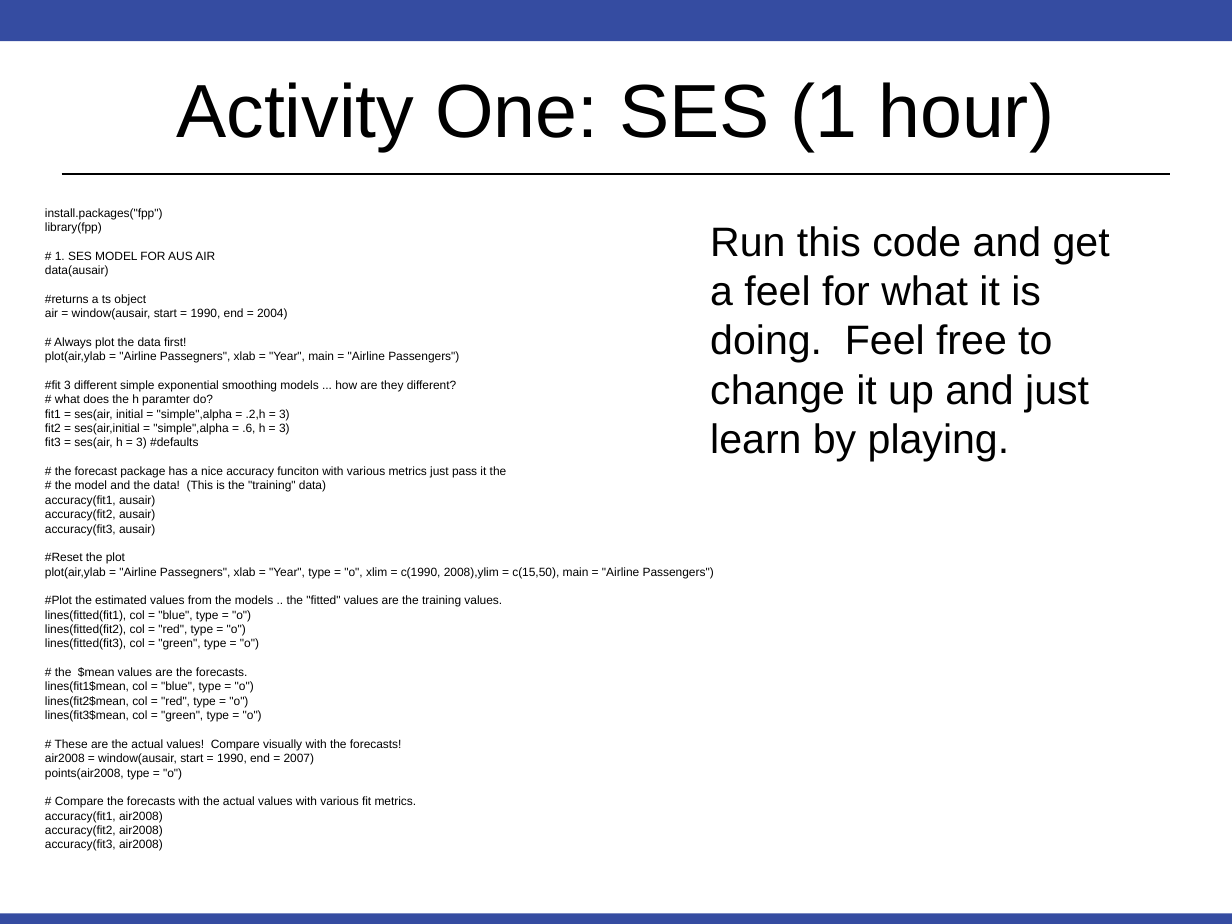
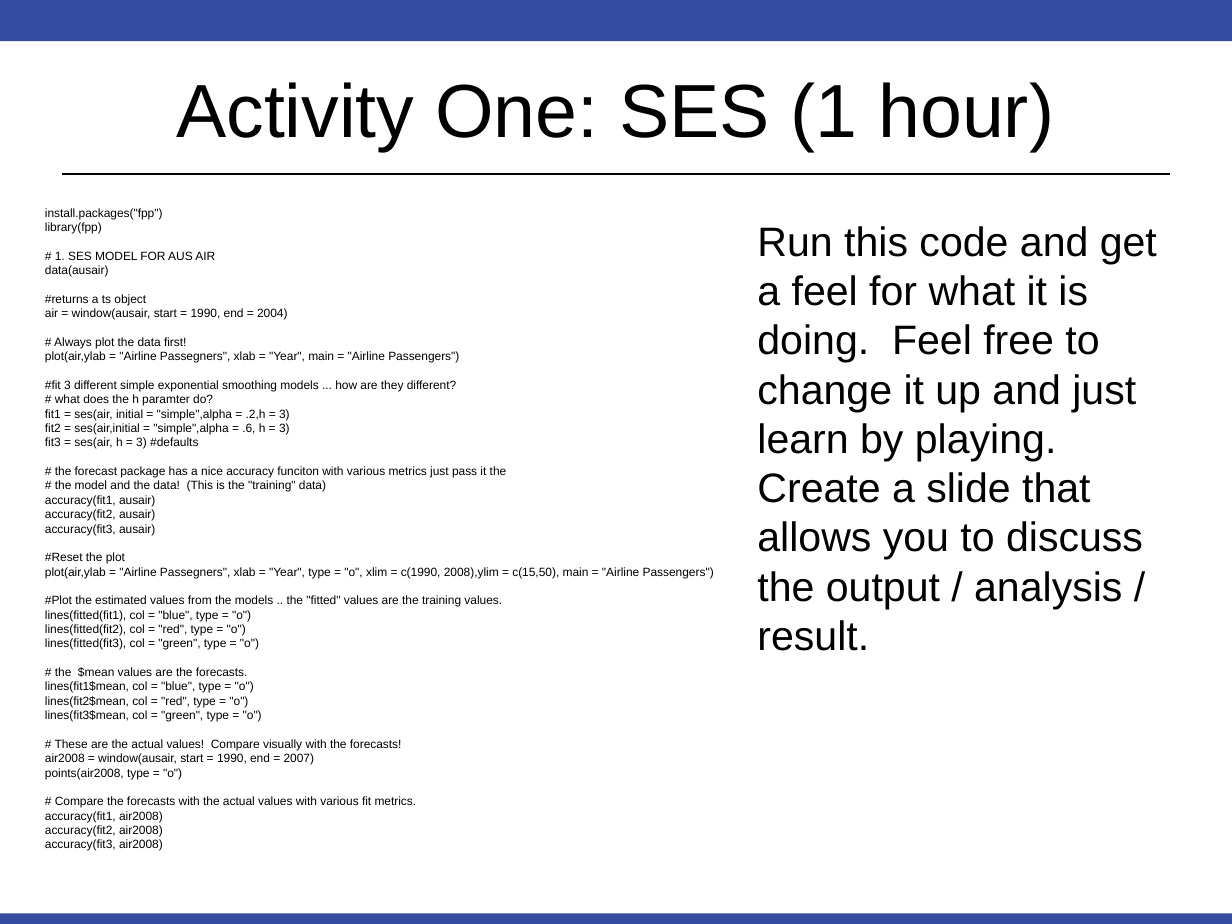
Before and after one commit to BivinSadler/MSDS_6306_Doing-Data-Science, a slide deck: slide 2 of Unit 11/Unit 11 For Live Session.pptx. Drawn at 1232x924 pixels with LibreOffice and Linux fonts; fonts in the diff are those of the drawing. Boxes give left, top, right and bottom in pixels: in the first picture for what was removed or moved away, otherwise in the second. Text is boxed around its words. In the diff, an @@ line names an element or a change of style, - is before the commit and + after.

```diff
--- a/Unit 11/Unit 11 For Live Session.pptx
+++ b/Unit 11/Unit 11 For Live Session.pptx
@@ text at <box>757,226,1157,651</box>: text changed @@
-Run this code and get a feel for what it is doing. Feel free to change it up and just learn by playing.
+Run this code and get a feel for what it is doing. Feel free to change it up and just learn by playing. Create a slide that allows you to discuss the output / analysis / result.
```
Also in this commit, not shown: 4 other slides changed.
